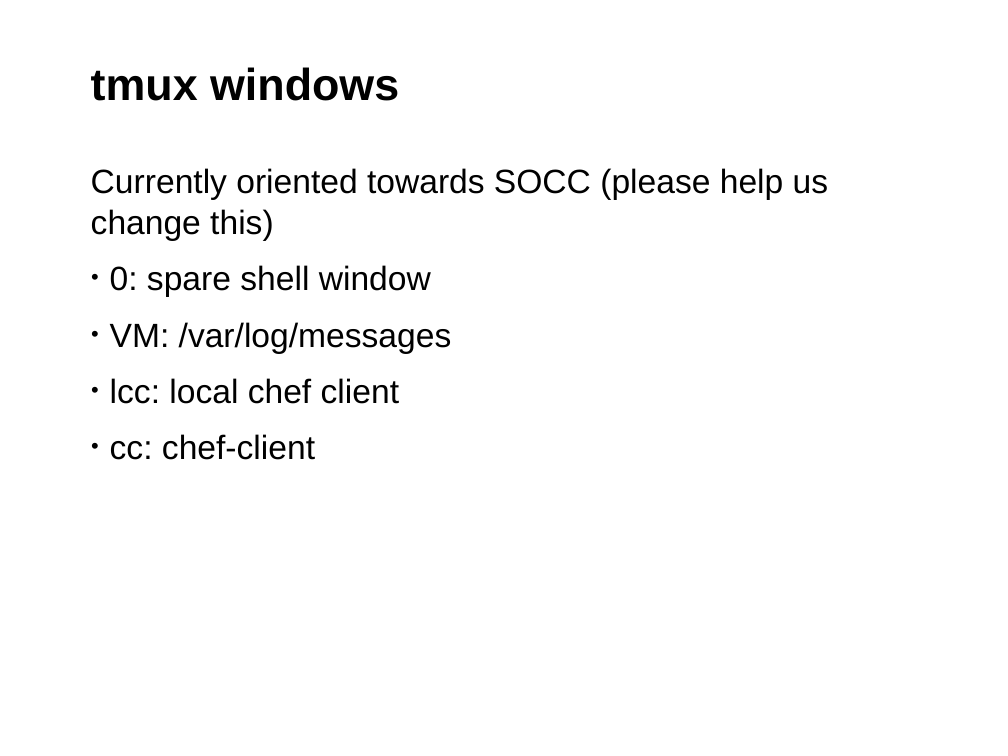
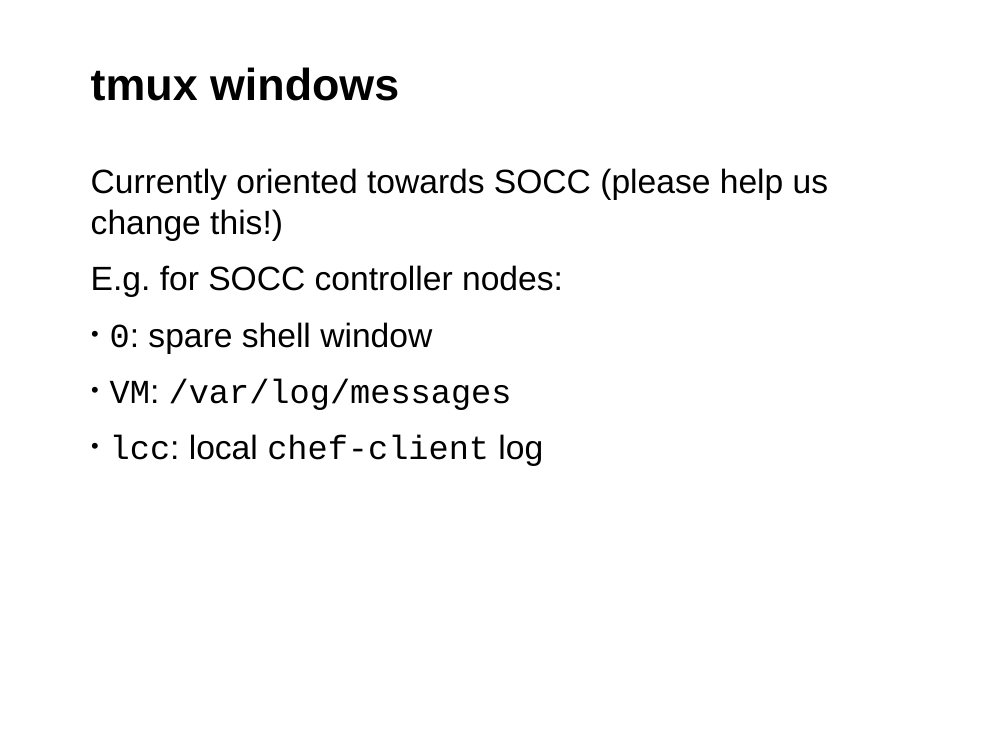
Before and after one commit to sayalilunkad/supportconfig-utils-slides, a slide deck: slide 12 of presentation.odp (slide 8 before the commit). Drawn at 1008x756 pixels with LibreOffice and Linux fonts; fonts in the diff are those of the drawing; background and template pictures are left out. Boxes give left, top, right and bottom in pixels: in the first picture for what was removed or moved away, otherwise in the second. Text is boxed around its words. In the diff, an @@ line names an element or a change of style, - is before the commit and + after.

```diff
--- a/presentation.odp
+++ b/presentation.odp
@@ text at (91, 168, 828, 297): text changed @@
-Currently oriented towards SOCC (please help us change this)
+Currently oriented towards SOCC (please help us change this!)
+E.g. for SOCC controller nodes:
@@ text at (110, 322, 512, 410): font Arial to Courier New in "0:", "VM: /var/log/messages" @@
@@ text at (110, 434, 543, 466): text changed; font Arial to Courier New @@
-• lcc: local chef client
-• cc: chef-client
+• lcc: local chef-client log
```
Also in this commit, not shown: 6 other slides changed, 5 slides added, 2 slides removed, 2 other files.
